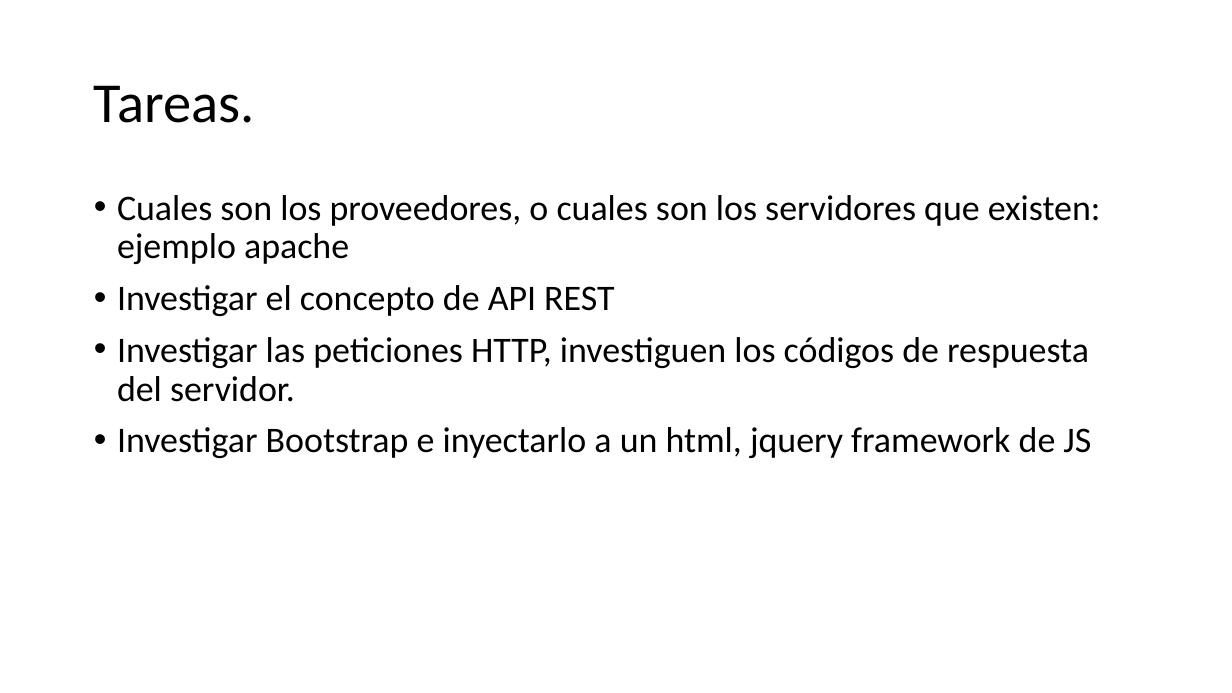
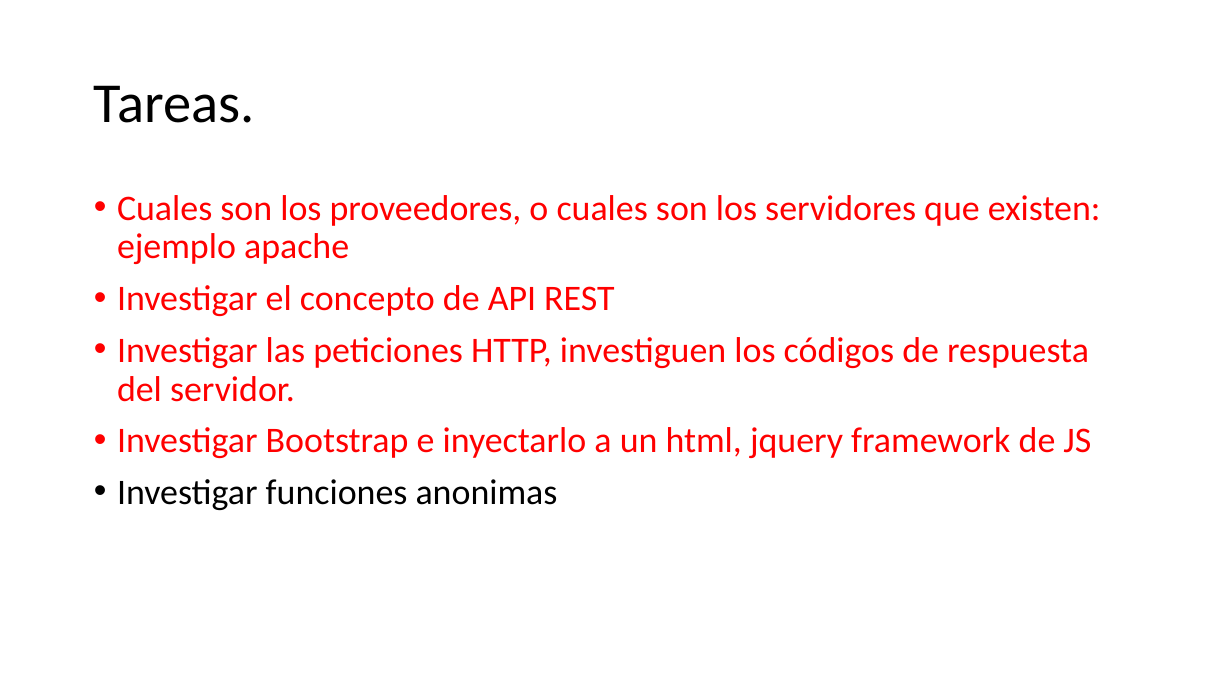
Before and after one commit to enriquecr1990/cap_php_ago22, a slide deck: slide 6 of presentacion/Presentación1.pptx. Drawn at 1232x693 pixels with LibreOffice and Linux fonts; fonts in the diff are those of the drawing. Boxes give left, top, right and bottom in pixels: in the first picture for what was removed or moved away, otherwise in the second. Text is boxed around its words. In the diff, an @@ line names an element or a change of style, - is before the commit and + after.

```diff
--- a/presentacion/Presentación1.pptx
+++ b/presentacion/Presentación1.pptx
@@ text at (x1=117, y1=195, x2=1101, y2=458): text colour #000000 to #FF0000 in "Cuales son los proveedores, o cuales son ...", "Investigar el concepto de API REST", "Investigar las peticiones HTTP, investiguen los códigos ...", "Investigar Bootstrap e inyectarlo a un html, ..." @@
@@ text at (x1=117, y1=479, x2=558, y2=510): paragraph added @@
+• Investigar funciones anonimas
```
Also in this commit, not shown: 1 other slide changed, 49 other files.
